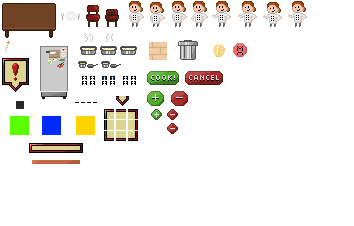
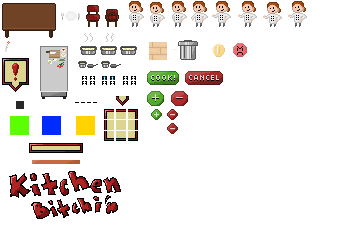
Revision of a layered 354px x 226px image; what changed, layer by layer:
added layer "Layer 2" above "coin" over [9, 171, 121, 219]
